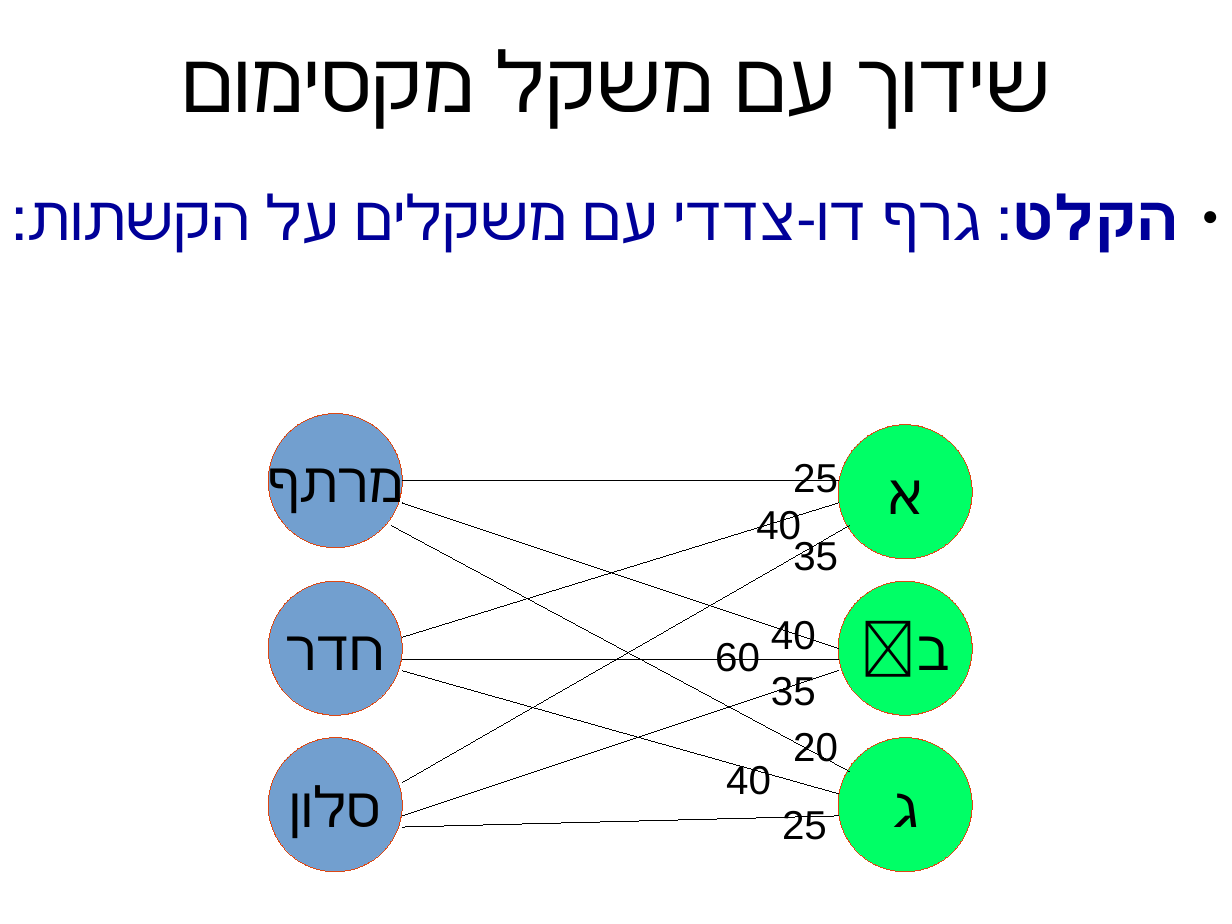
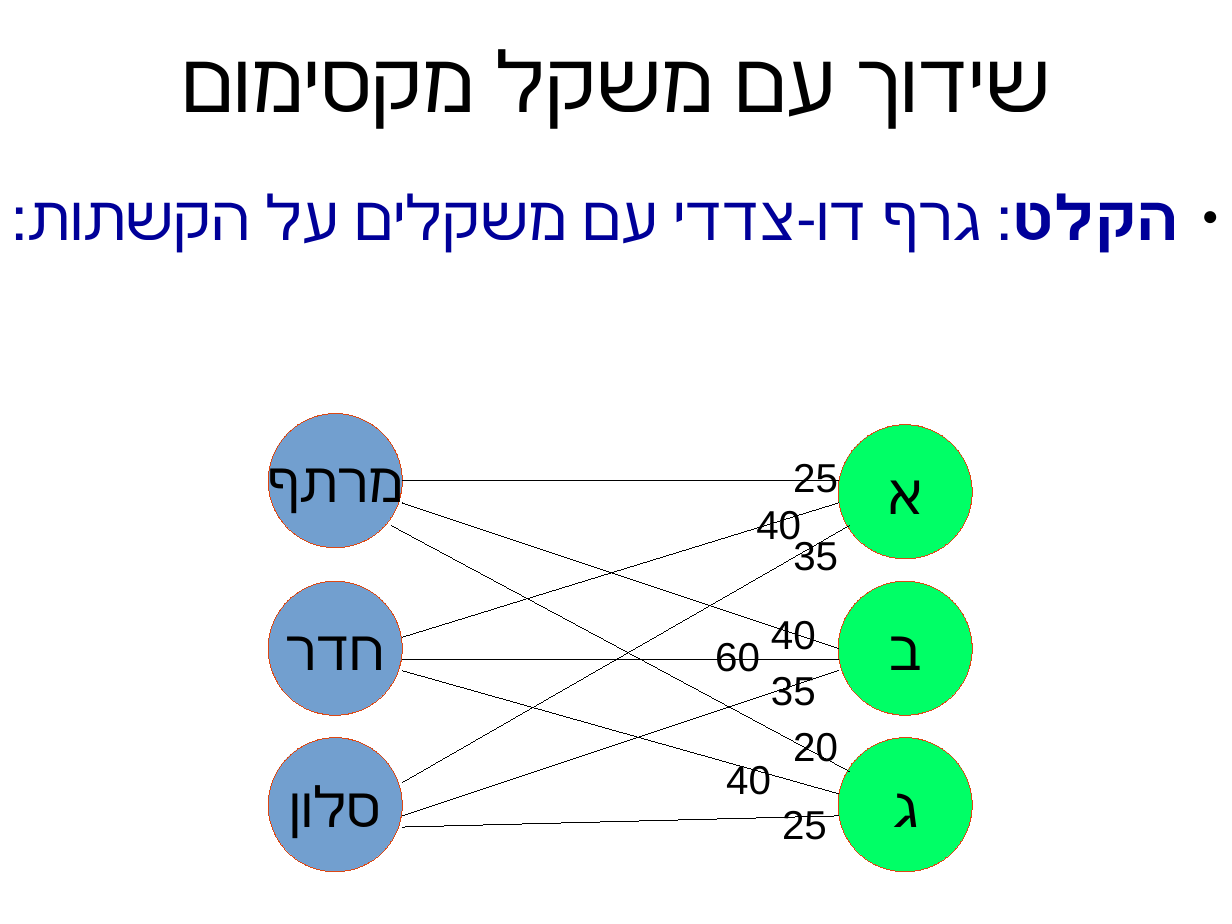
Before and after one commit to erelsgl-at-ariel/algorithms-5784, a slide deck: slide 20 of 06-item-allocation-with-money/slides-2-rent.odp. Drawn at 1232x924 pixels with LibreOffice and Linux fonts; fonts in the diff are those of the drawing. Boxes give left, top, right and bottom in pixels: in the first picture for what was removed or moved away, otherwise in the second. Text is boxed around its words. In the diff, an @@ line names an element or a change of style, - is before the commit and + after.

```diff
--- a/06-item-allocation-with-money/slides-2-rent.odp
+++ b/06-item-allocation-with-money/slides-2-rent.odp
@@ text in ellipse at [889,636,922,670]: text changed @@
-￑ב
+ב
```
Also in this commit, not shown: 1 other slide changed, 4 other files.
